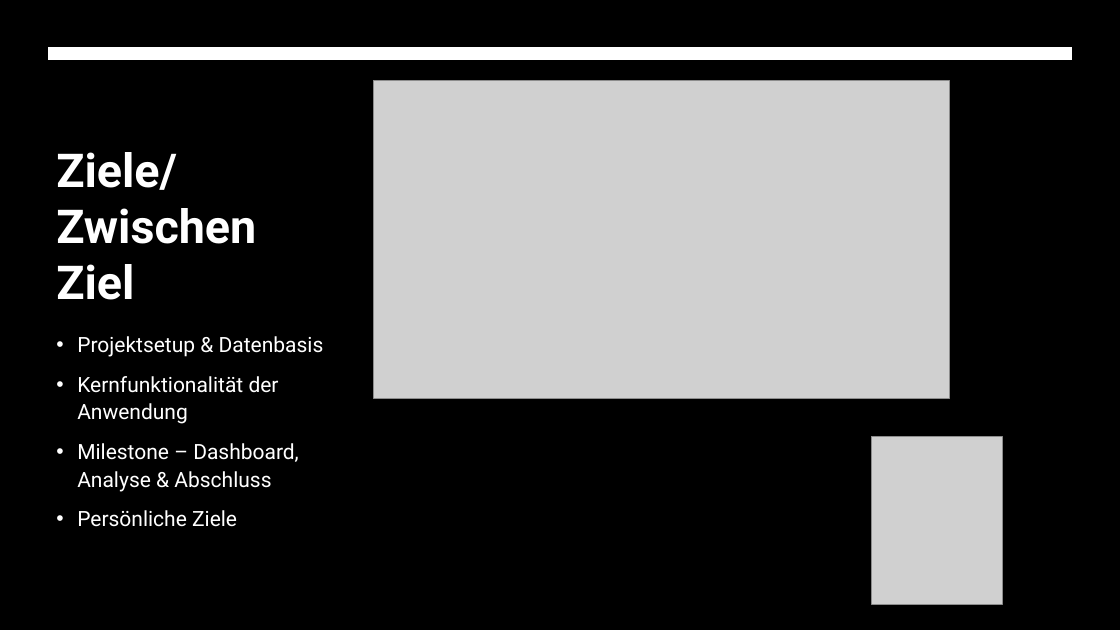
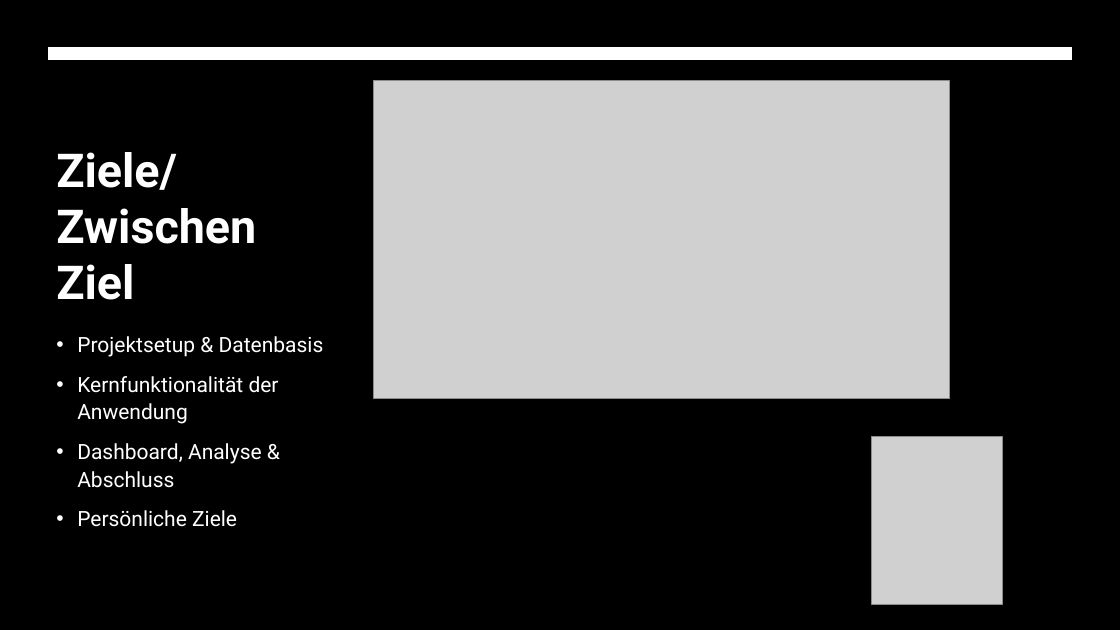
Before and after one commit to Anisa525/Abschlussprojekt_2026_API-1_durani_F1-App, a slide deck: slide 4 of Dokumente/Abschlussprojekt_2026_api-1_durani_f1-app.pptx. Drawn at 1120x630 pixels with LibreOffice and Linux fonts; fonts in the diff are those of the drawing; grey boxes stand for pictures. Boxes give left, top, right and bottom in pixels: in the first picture for what was removed or moved away, otherwise in the second. Text is boxed around its words. In the diff, an @@ line names an element or a change of style, - is before the commit and + after.

```diff
--- a/Dokumente/Abschlussprojekt_2026_api-1_durani_f1-app.pptx
+++ b/Dokumente/Abschlussprojekt_2026_api-1_durani_f1-app.pptx
@@ text at (77, 443, 262, 488): text changed @@
-• Milestone – Dashboard, Analyse & Abschluss
+• Dashboard, Analyse & Abschluss
```
Also in this commit, not shown: 5 other slides changed, 39 other files.
